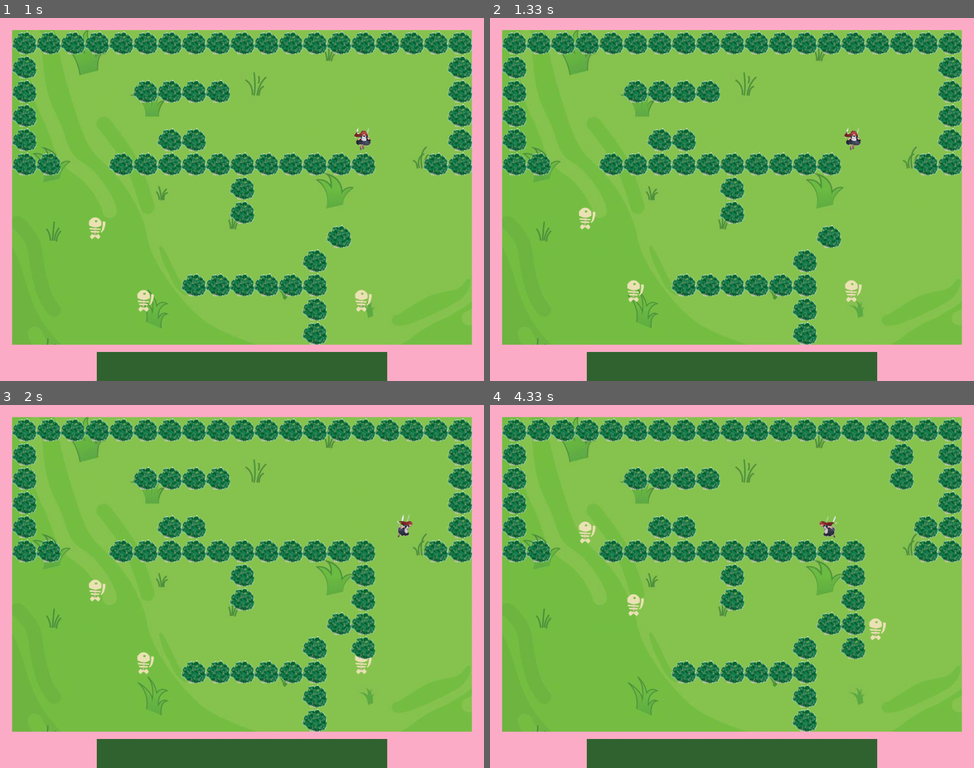
Above: before the commit, frames 1-4 (two rows, left to right).
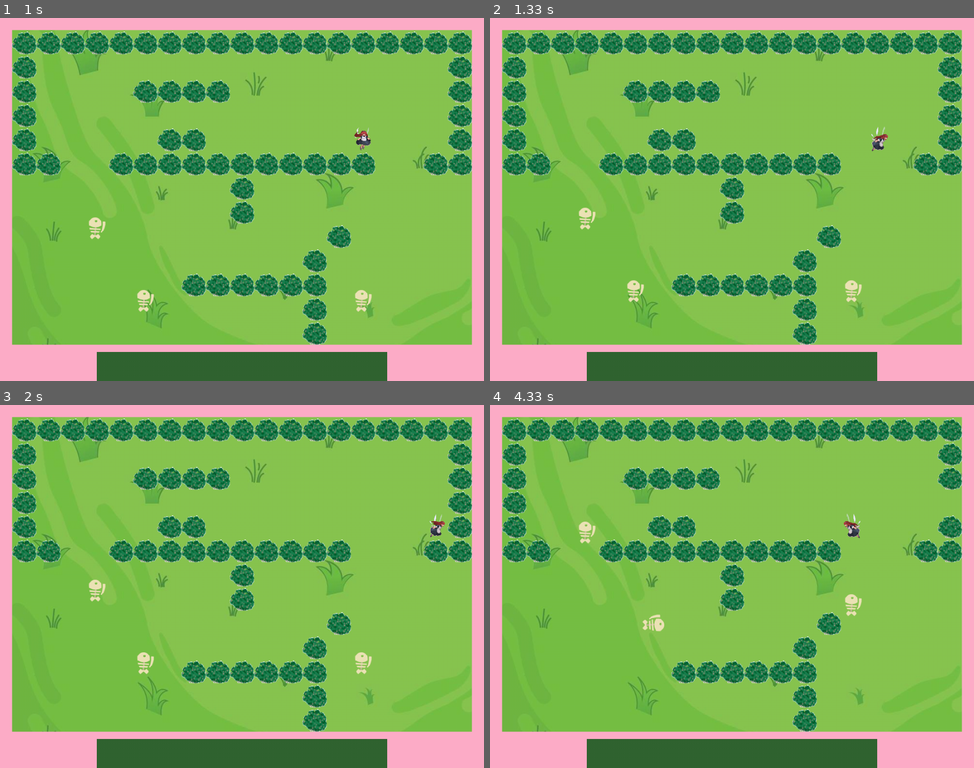
Above: after the commit, the same moments.

Repository: Z4phxr/Pygame-Forest-Game
Game: pygame game, started from Main.py
Same seed, same stepped clock (60 frames per second), same inputs: the game is played once before the commit and once after it.
Inputs (mouse positions are in pixels of both pictures, inside the frame that each line leads up to):
- Up to frame 1 (1 s): click (242, 232) at 0.38 s; click (232, 97) at 0.72 s
- Up to frame 2 (1.33 s): hold Space from 1 s (still down); hold Right from 1 s (still down)
- Up to frame 3 (2 s): release Space at 1.47 s; release Right at 1.47 s; hold Right 1.5-1.97 s; tap Space at 1.57, 1.87 s
- Up to frame 4 (4.33 s): hold Up 2-2.3 s; tap Space at 2.07, 2.4, 2.7, 2.9, 3.2, 3.47, 3.8, 4.1, 4.23 s; hold Right 2.33-2.8 s; hold Left 2.83-3.37 s; hold Down 3.4-3.7 s; hold Left 3.73-4.13 s; hold Left from 4.17 s (still down)

Frame 1 is identical in both runs. In frame 2, 0.2% of the frame differs, in the area x 73-83%, y 29-37%; in frame 3, 1.4%; in frame 4, 2.8%, in the area x 28-98%, y 10-71%.

Commit message:
Initial commit

Diff:
--- a/Main.py
+++ b/Main.py
@@ -1,8 +1,6 @@
-import time
-
 import pygame
 import numpy as np
-import sys, os
+import sys
 import Maps
 from Enemy import Enemy1
 from Images import IMAGES
@@ -70,6 +68,7 @@
         self.pending_destroy = []
         self.next_change_time = 0
         self.change_interval  = 100
+        self.space_pressed_last_frame = False
 
     def create_obs(self, obstacles, grid):
         # _wyczyść kolejkę destroy_ na starcie
@@ -82,7 +81,7 @@
         self.pending_create.clear()
         while 0 <= ny < grid.shape[0] and 0 <= nx < grid.shape[1] and grid[ny][nx] == 0:
             self.pending_create.append((ny, nx))
-            ny += dy;
+            ny += dy
             nx += dx
 
         self.next_change_time = pygame.time.get_ticks() + self.change_interval
@@ -97,7 +96,7 @@
         # aż natrafimy na coś innego niż skrzynka (==1)
         while 0 <= ny < grid.shape[0] and 0 <= nx < grid.shape[1] and grid[ny][nx] == 1:
             self.pending_destroy.append((ny, nx))
-            ny += dy;
+            ny += dy
             nx += dx
 
     def change_obs(self, obstacles, grid):
@@ -124,9 +123,9 @@
             if self.pending_destroy:
                 ry, rx = self.pending_destroy.pop(0)
                 for obs in list(obstacles):
-                    oy = (obs.rect.top   - MAP_OFFSET)//TILE_SIZE
-                    ox = (obs.rect.left  - MAP_OFFSET)//TILE_SIZE
-                    if (oy,ox) == (ry,rx):
+                    oy = (obs.rect.top - MAP_OFFSET) // TILE_SIZE
+                    ox = (obs.rect.left - MAP_OFFSET) // TILE_SIZE
+                    if (oy, ox) == (ry, rx):
                         obstacles.remove(obs)
                         obs.kill()
                         grid[ry][rx] = 0
@@ -162,15 +161,24 @@
         # — input: space toggles obs, arrows move grid_pos —
         move = None
         if keys[pygame.K_SPACE]:
-            self.change_obs(obstacles, grid)
-        elif keys[pygame.K_LEFT]:
-            move = (0, -1); self.direction = 'left'
+            if not self.space_pressed_last_frame:
+                self.change_obs(obstacles, grid)
+                self.space_pressed_last_frame = True
+        else:
+            self.space_pressed_last_frame = False
+
+        if keys[pygame.K_LEFT]:
+            move = (0, -1);
+            self.direction = 'left'
         elif keys[pygame.K_RIGHT]:
-            move = (0, 1);  self.direction = 'right'
+            move = (0, 1);
+            self.direction = 'right'
         elif keys[pygame.K_UP]:
-            move = (-1, 0); self.direction = 'up'
+            move = (-1, 0);
+            self.direction = 'up'
         elif keys[pygame.K_DOWN]:
-            move = (1, 0);  self.direction = 'down'
+            move = (1, 0);
+            self.direction = 'down'
 
         if move:
             new_r = self.grid_pos[0] + move[0]
@@ -180,16 +188,17 @@
             test_rect = self.frames[self.direction][0].get_rect(topleft=(new_px, new_py))
             if not any(test_rect.colliderect(o.rect) for o in obstacles):
                 grid[self.grid_pos[0]][self.grid_pos[1]] = 0
-                self.grid_pos    = [new_r, new_c]
-                self.target_pos  = self.pixel_pos_from_grid(self.grid_pos)
-                self.moving      = True
+                self.grid_pos = [new_r, new_c]
+                self.target_pos = self.pixel_pos_from_grid(self.grid_pos)
+                self.moving = True
             grid[self.grid_pos[0]][self.grid_pos[1]] = 3
 
         # — reset to standing frame if not moving —
         if not self.moving:
             if self.frame_index != 0:
                 self.frame_index = 0
-                self.image       = self.frames[self.direction][0]
+                self.image = self.frames[self.direction][0]
+
 
 # Klasa Level - zarządza grą
 class Level:
